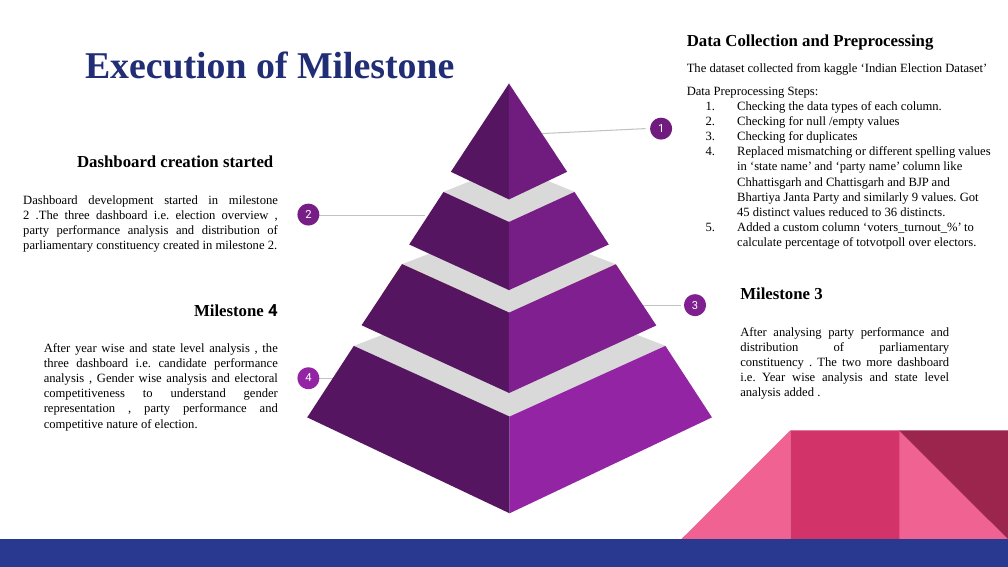
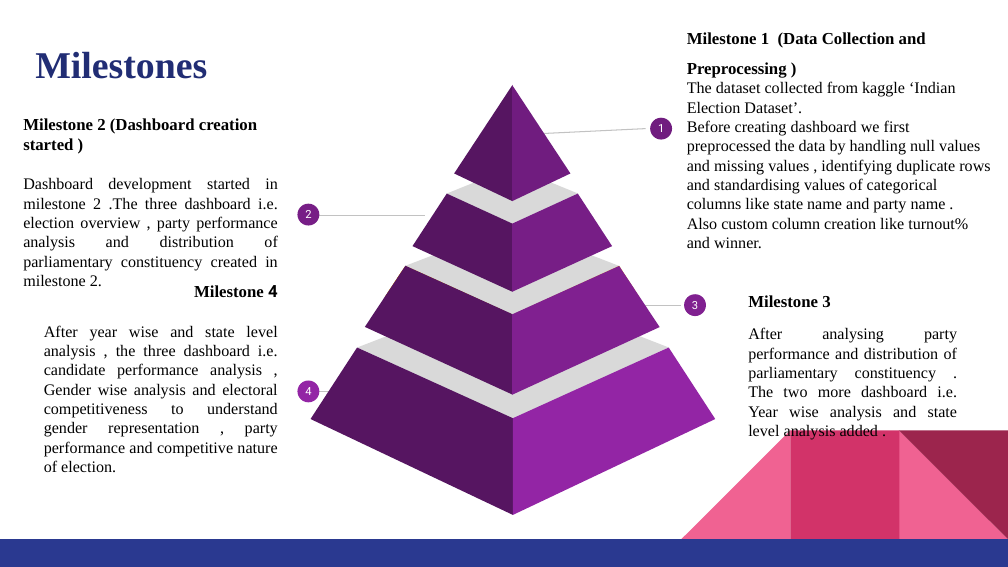
Before and after one commit to aryamishra452/Infosys_Springboard_Virtual_Internship-2026_Batch-11_Team-B, a slide deck: slide 4 of ElectViz_TeamPPT.pptx (slide 5 before the commit). Drawn at 1008x567 pixels with LibreOffice and Linux fonts; fonts in the diff are those of the drawing. Boxes give left, top, right and bottom in pixels: in the first picture for what was removed or moved away, otherwise in the second. Text is boxed around its words. In the diff, an @@ line names an element or a change of style, - is before the commit and + after.

```diff
--- a/ElectViz_TeamPPT.pptx
+++ b/ElectViz_TeamPPT.pptx
@@ text added at <box>35,51,207,79</box>, 27 pt, text #212D74, bold @@
+Milestones
@@ text removed at <box>85,51,454,79</box> @@
-Execution of Milestone
@@ text at <box>687,32,990,248</box>: text changed; size 9 to 11.5 pt @@
-Data Collection and Preprocessing
-The dataset collected from kaggle ‘Indian Election Dataset’
-Data Preprocessing Steps:
-1. Checking the data types of each column.
-2. Checking for null /empty values
-3. Checking for duplicates
-4. Replaced mismatching or different spelling values in ‘state name’ and ‘party name’ column like Chhattisgarh and Chattisgarh and BJP and Bhartiya Janta Party and similarly 9 values. Got 45 distinct values reduced to 36 distincts.
-5. Added a custom column ‘voters_turnout_%’ to calculate percentage of totvotpoll over electors.
+Milestone 1 (Data Collection and Preprocessing )
+The dataset collected from kaggle ‘Indian Election Dataset’.
+Before creating dashboard we first preprocessed the data by handling null values and missing values , identifying duplicate rows and standardising values of categorical columns like state name and party name .
+Also custom column creation like turnout% and winner.
@@ freeform shape: place and size @@
-freeform shape at <box>451,84,509,200</box>
+freeform shape at <box>455,85,513,201</box>
@@ text at <box>23,118,257,150</box>: text changed @@
-Dashboard creation started
+Milestone 2 (Dashboard creation started )
@@ text at <box>23,177,278,286</box>: size 9 to 11.5 pt in "Dashboard development started in milestone 2 .The ..." @@
@@ freeform shape: place and size @@
-freeform shape at <box>354,285,665,417</box>
+freeform shape at <box>358,287,669,419</box>
@@ text "Milestone 3": place and size @@
-text "Milestone 3" at <box>740,287,949,399</box>
+text "Milestone 3" at <box>748,295,958,436</box>
@@ text at <box>44,325,278,472</box>: size 9 to 11.5 pt @@
@@ text at <box>748,327,958,436</box>: size 9 to 11.5 pt @@
@@ outline redrawn in 12 elements at <box>512,85,571,201</box>, <box>405,225,619,316</box>, <box>377,262,647,376</box>, <box>447,167,579,224</box>, <box>365,266,512,395</box>, <box>385,266,512,355</box>, <box>512,266,639,355</box>, <box>412,194,512,291</box>, <box>512,194,612,291</box>, <box>512,266,659,395</box>, <box>310,348,513,515</box>, <box>513,348,716,515</box> @@
@@ 2 texts, 1 ellipse, 1 line: place and size @@
-2 texts, 1 ellipse, 1 line at <box>44,304,425,431</box>
+2 texts, 1 ellipse, 1 line at <box>44,285,425,472</box>
```
Also in this commit, not shown: 3 other slides changed, 2 slides added.
